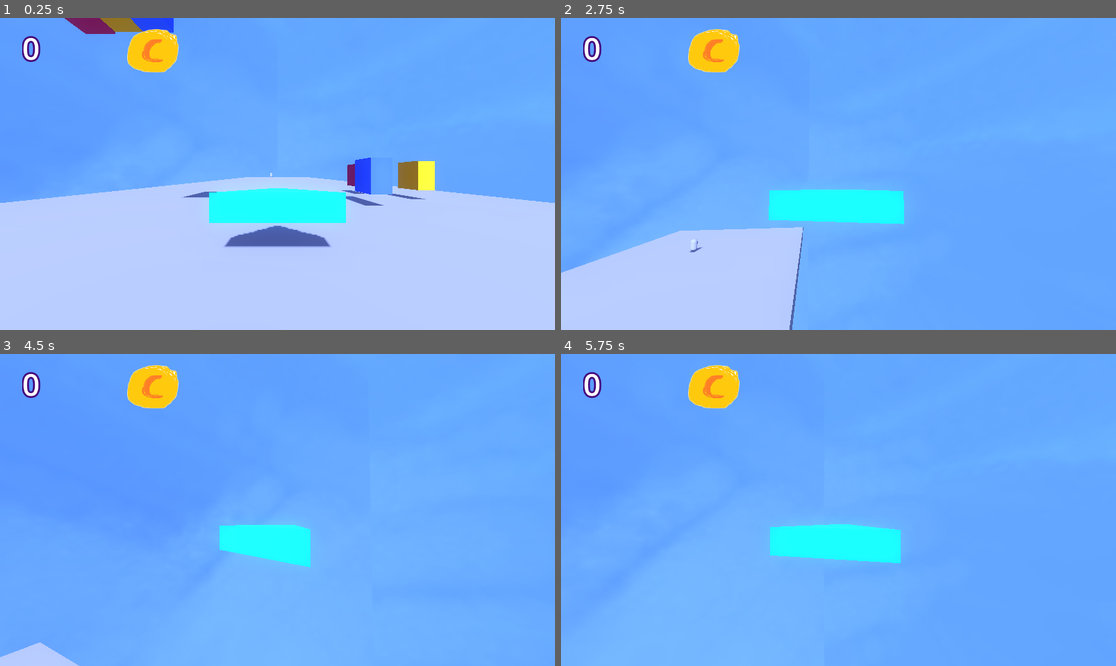
Above: before the commit, frames 1-4 (two rows, left to right).
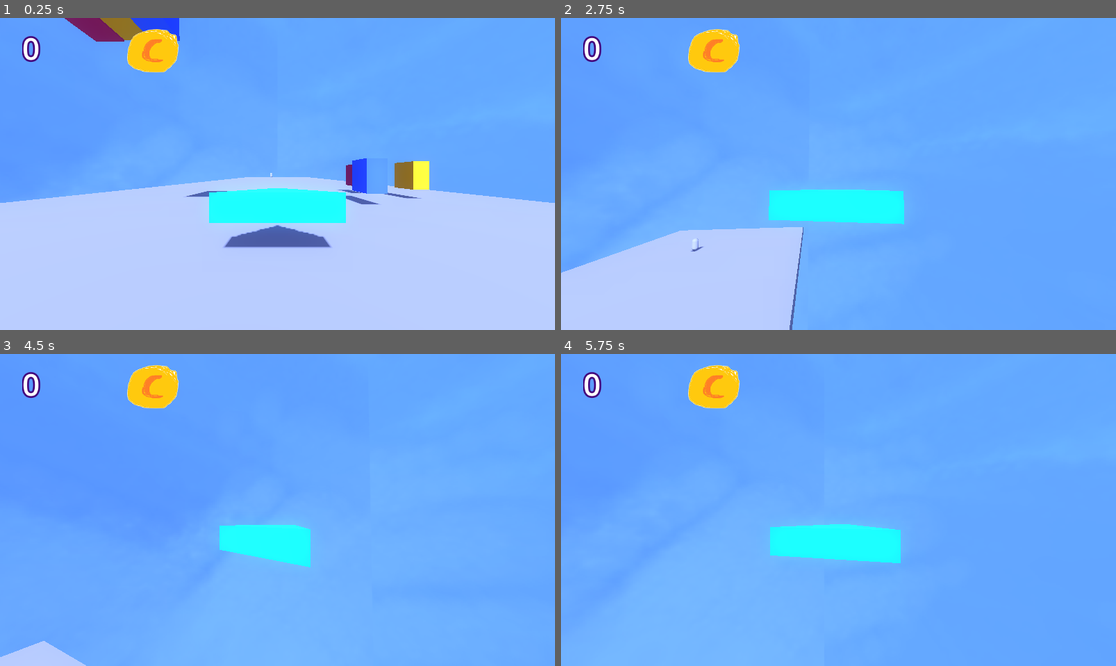
Above: after the commit, the same moments.

Repository: emeryplyler/Carrier
Game: Godot game, scene res://scenes/main.tscn
Two runs of this game, one before a commit and one after it. Both use one fixed random seed, a clock stepped at 60 frames per second and the inputs below.
Inputs (mouse positions are in pixels of both pictures, inside the frame that each line leads up to):
- Up to frame 1 (0.25 s): no input
- Up to frame 2 (2.75 s): move the mouse to (866, 174) at 0.52 s; hold W (forward) from 0.53 s (still down); right-click (866, 174) at 0.6 s; tap Space (jump) at 0.77, 1.52 s; move the mouse to (810, 174) at 1.27 s; right-click (810, 174) at 1.35 s; move the mouse to (849, 167) at 2.02 s; right-click (849, 167) at 2.1 s
- Up to frame 3 (4.5 s): keep holding W (forward); move the mouse to (271, 516) at 2.77 s; right-click (271, 516) at 2.85 s; tap Space (jump) at 3.02, 3.77 s; move the mouse to (316, 513) at 3.52 s; right-click (316, 513) at 3.6 s; tap T (debug) at 4.15 s; tap Enter at 4.25 s; move the mouse to (233, 506) at 4.27 s; right-click (233, 506) at 4.35 s
- Up to frame 4 (5.75 s): keep holding W (forward); tap Space (jump) at 4.52, 5 s; move the mouse to (844, 510) at 5.02 s; right-click (844, 510) at 5.1 s

The runs differ from the first frame. In frame 1, 0.9% of the frame differs, in the area x 15-79%, y 0-74%; in frame 2, less than 0.1%; in frame 3, 0.1%; in frame 4, nothing differs.

Commit message:
braking and speed lerp

Diff:
--- a/scripts/player.gd
+++ b/scripts/player.gd
@@ -31,12 +31,6 @@
 			character_body.rotate_y(event.relative.x * 0.005) # keep character from spinning
 			camera_target.rotate_x(-event.relative.y * 0.005) # rotate cam up and down
 			camera_target.rotation.x = clamp(camera_target.rotation.x, -PI/2, PI/2)
-
-			# using other arms
-#			rotate_y(-event.relative.x * 0.005) # rotate cam side to side
-##			character_body.rotate_y(event.relative.x * 0.005) # keep character from spinning
-#			cam_arm.rotate_x(-event.relative.y * 0.005) # rotate cam up and down
-#			cam_arm.rotation.x = clamp(cam_arm.rotation.x, -PI/2, PI/2)
 		else:
 			camera_target.rotate_y(-event.relative.x * 0.005)
 			cam_arm.rotate_x(-event.relative.y * 0.005)
@@ -47,18 +41,13 @@
 	# Add the gravity.
 	if not is_on_floor():
 #		velocity.y -= gravity * delta
-		velocity.y -= (gravity * delta)
+		velocity.y -= (gravity * delta) # gliding fall rate
 #		velocity.z = SPEED
 		onGround = false
 	else:
 		if not onGround:
 			landing() # player has just landed on the ground
 		onGround = true
-
-	# DEBUG
-	if Input.is_action_just_pressed("debug"):
-		print("\nSelf Rotation: ", rotation.y)
-		print("CameraTarget Rotation: ", camera_target.rotation.y)
 
 	# Handle held objects
 	if Input.is_action_just_pressed("interact"):
@@ -101,15 +90,18 @@
 		character_body.rotation.y = 0 # face forward in the air
 		# calculate braking
 			# check Brake control
-
-		# calculate rotation amount
-			# check input_dir.x
-		rotate_y(-input_dir.x * rotate_speed)
+		var braking = 2
+		if Input.is_action_pressed("backward"):
+			braking = 1
 
 		# always move forward
 		var direction = (transform.basis * Vector3(0, 0, -1)).normalized()
-		velocity.x = direction.x * SPEED
-		velocity.z = direction.z * SPEED
+		# lerps towards speed, or towards half-speed if Brake is held down
+		# the 15 is just to speed up the rate of change
+		velocity.x = move_toward(velocity.x, direction.x * SPEED * (0.5 * braking), 15 * delta)
+		velocity.z = move_toward(velocity.z, direction.z * SPEED * (0.5 * braking), 15 * delta)
+		# rotate for turning
+		rotate_y(-input_dir.x * rotate_speed)
 
 	move_and_slide()
 
Not shown: 2 places in scenes/main.tscn that only renumber resources
